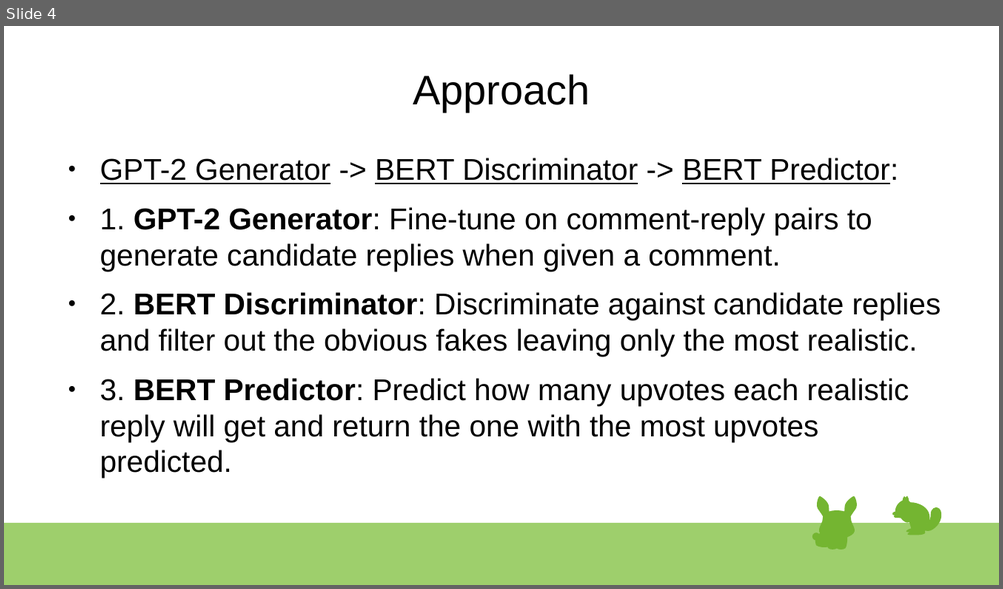
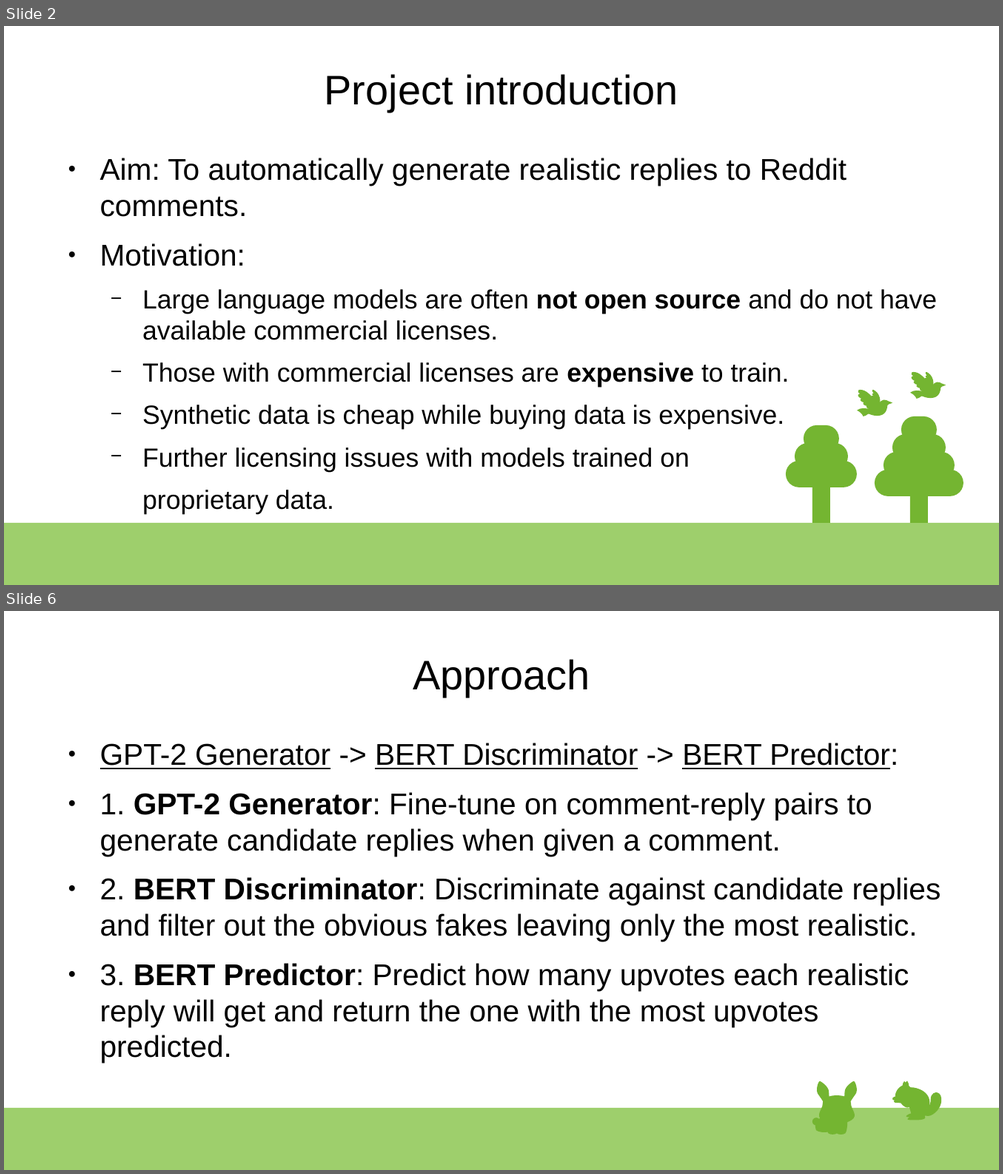
Before and after one commit to Charlie-Bell/final-project-spiced, a slide deck: presentation.odp. Shown one above the other, each under a label of ours: slide 4 before the commit, slides 2 and 6 after it; the slides between them are not shown. The pictures are 1003x589 and 1003x1174 pixels, drawn with LibreOffice and Linux fonts; fonts in the diff are those of the drawing. Boxes give left, top, right and bottom in pixels: in the first picture for what was removed or moved away, otherwise in the second. Text is boxed around its words. In the diff, an @@ line names an element or a change of style, - is before the commit and + after.

```diff
--- a/presentation.odp
+++ b/presentation.odp
@@ slide 2 added at (x1=4, y1=26, x2=999, y2=585), background #FFFFFF; not listed: 1 template element that a slide beside it also shows @@
@@ title added at (x1=324, y1=74, x2=678, y2=112), 33 pt, text #000000 @@
+Project introduction
@@ text added at (x1=100, y1=158, x2=936, y2=514), 21 pt, text #000000 @@
+● Aim: To automatically generate realistic replies to Reddit comments.
+● Motivation:
+  − Large language models are often not open source and do not have available commercial licenses.
+  − Those with commercial licenses are expensive to train.
+  − Synthetic data is cheap while buying data is expensive.
+  − Further licensing issues with models trained on
+  proprietary data.
@@ group added at (x1=910, y1=372, x2=945, y2=400): 8 freeform shapes @@
@@ group added at (x1=857, y1=391, x2=892, y2=417): 8 freeform shapes @@
@@ rounded rectangle added at (x1=901, y1=417, x2=936, y2=444), fill #74B531 @@
@@ rounded rectangle added at (x1=794, y1=444, x2=848, y2=471), fill #74B531 @@
@@ rounded rectangle added at (x1=804, y1=426, x2=839, y2=453), fill #74B531 @@
@@ rectangle added at (x1=813, y1=434, x2=831, y2=523), fill #74B531 @@
@@ rounded rectangle added at (x1=892, y1=434, x2=945, y2=462), fill #74B531 @@
@@ rectangle added at (x1=910, y1=434, x2=928, y2=523), fill #74B531 @@
@@ rounded rectangle added at (x1=785, y1=461, x2=857, y2=488), fill #74B531 @@
@@ rounded rectangle added at (x1=883, y1=452, x2=954, y2=479), fill #74B531 @@
@@ rounded rectangle added at (x1=875, y1=470, x2=963, y2=497), fill #74B531 @@
@@ what was slide 4 is now slide 6 @@
```
Also in this commit, not shown: 4 slides changed, 1 other slide added.
